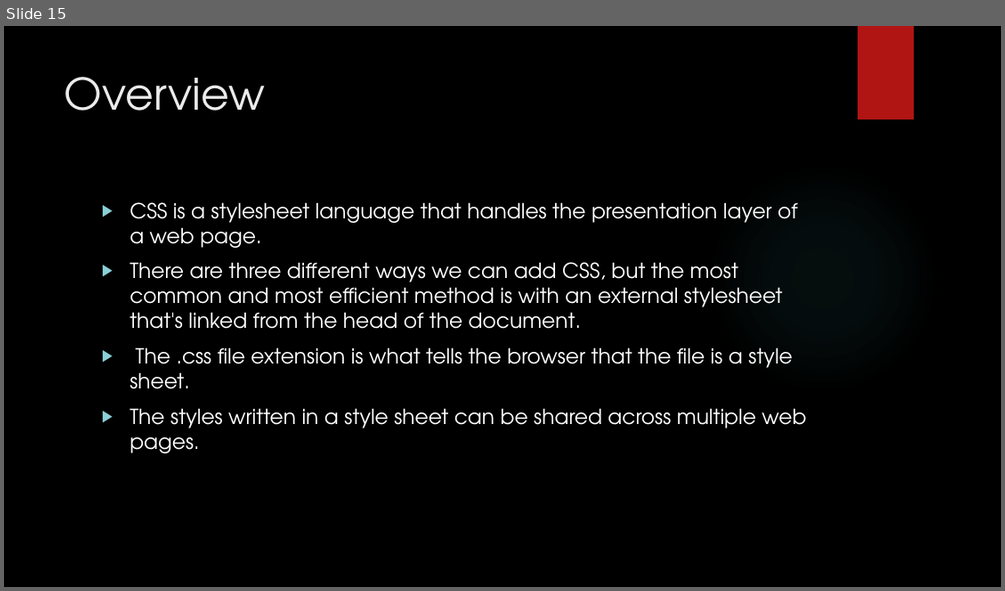
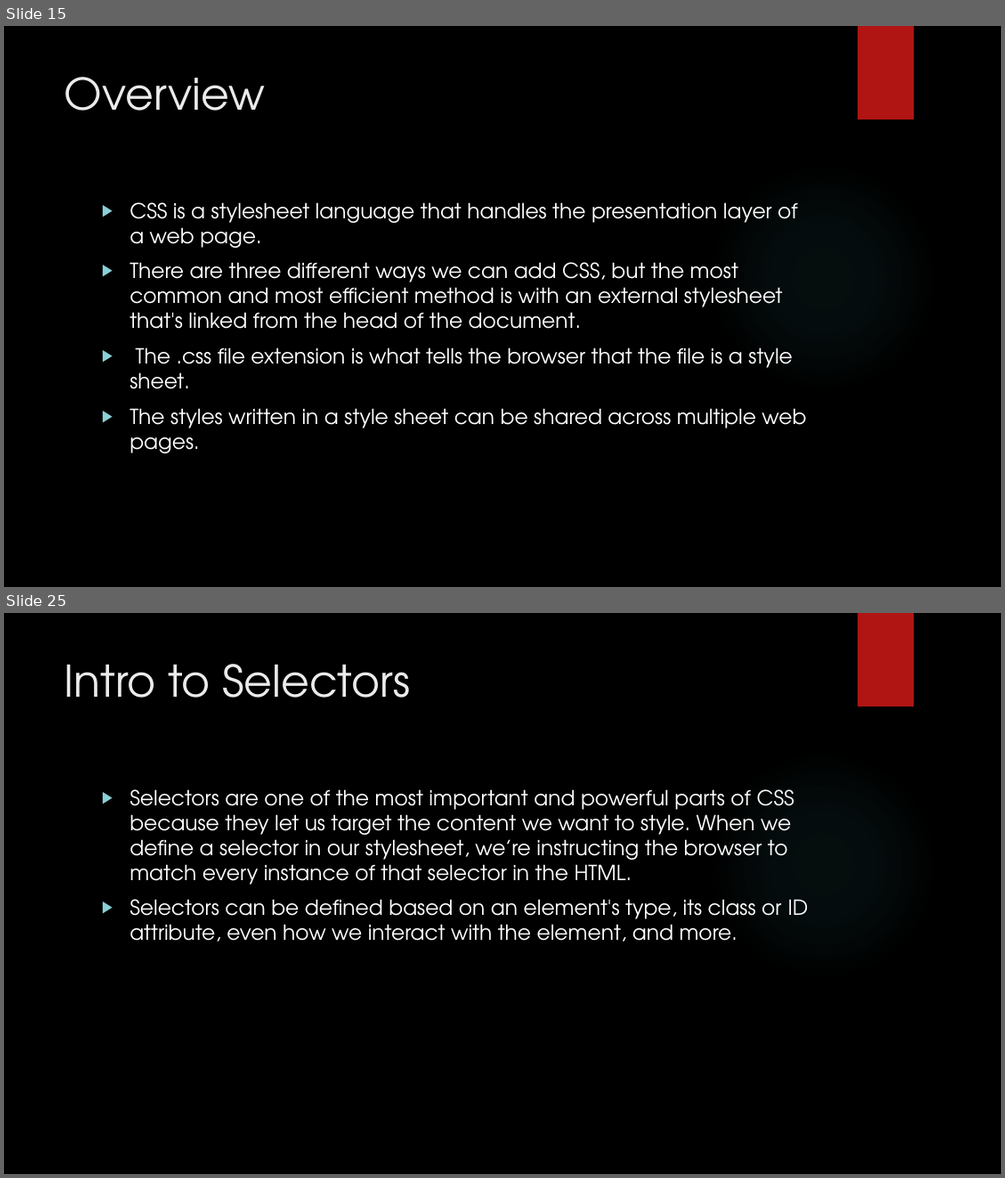
Before and after one commit to xhami558/CSS-Basics, a slide deck: css slides.pptx. Shown one above the other, each under a label of ours: slide 15 before the commit, slides 15 and 25 after it; the slides between them are not shown. The pictures are 1005x591 and 1005x1178 pixels, drawn with LibreOffice and Linux fonts; fonts in the diff are those of the drawing; background and template pictures are left out. Boxes give left, top, right and bottom in pixels: in the first picture for what was removed or moved away, otherwise in the second. Text is boxed around its words. In the diff, an @@ line names an element or a change of style, - is before the commit and + after.

Commit message:
Selectors

```diff
--- a/css slides.pptx
+++ b/css slides.pptx
@@ slide 25 added at <box>4,613,1001,1174</box>, background picture (left out); not listed: 2 template elements that a slide beside it also shows @@
@@ title added at <box>65,664,410,698</box>, 42 pt, text #EBEBEB @@
+Intro to Selectors
@@ text added at <box>129,789,809,941</box>, 20 pt, text #FFFFFF @@
+▶ Selectors are one of the most important and powerful parts of CSS because they let us target the content we want to style. When we define a selector in our stylesheet, we’re instructing the browser to match every instance of that selector in the HTML.
+▶ Selectors can be defined based on an element's type, its class or ID attribute, even how we interact with the element, and more.
```
Also in this commit, not shown: 12 other slides added, 2 other files.
